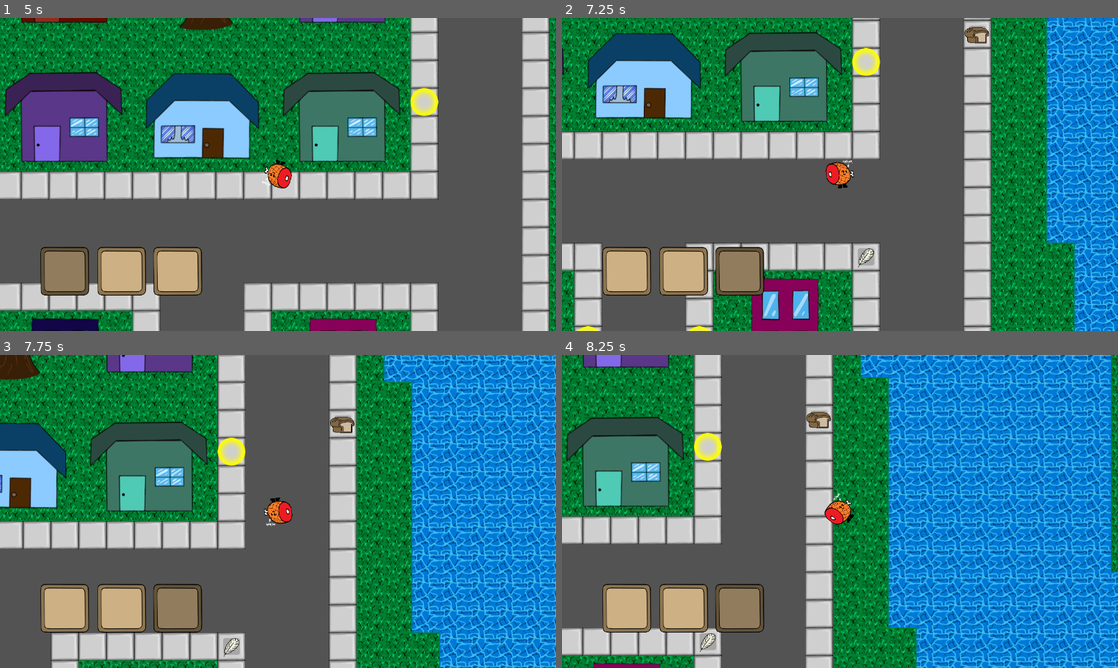
Above: before the commit, frames 1-4 (two rows, left to right).
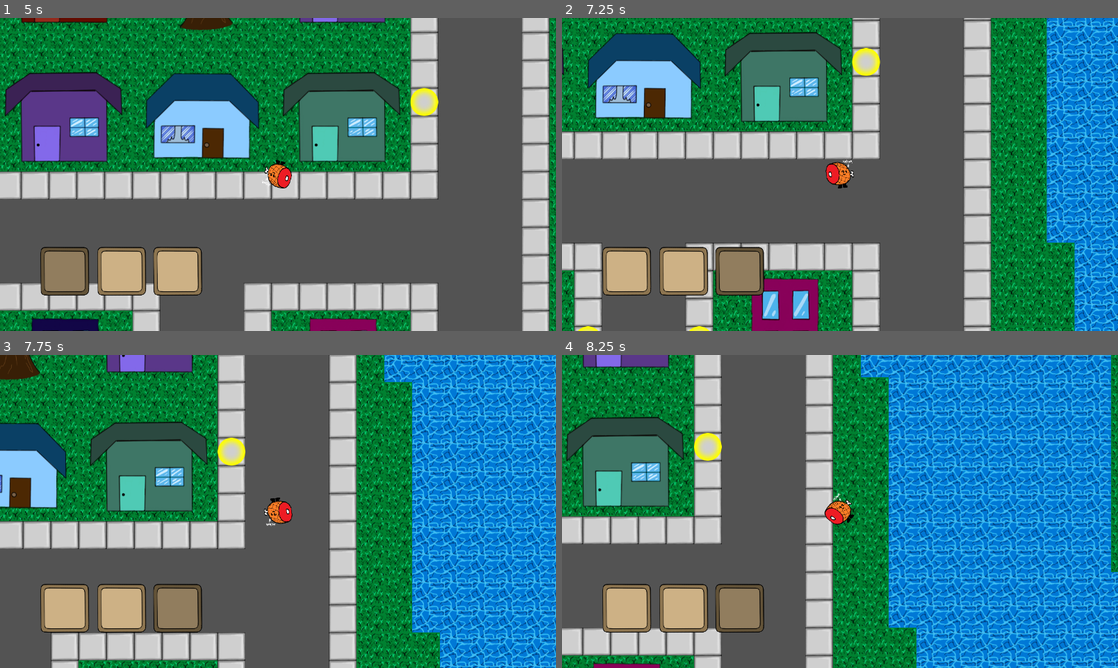
Above: after the commit, the same moments.

Repository: watet3953/pizza-tower
Game: Godot game, scene res://TownLevel.tscn
The game is run twice, just before and just after one commit, with the same random seed, the same clock (stepped at 60 frames per second) and the same inputs. This scene is started directly instead of the project's main scene. The engine's default icon, where the game draws it, is replaced by a stand-in: a white triangle on a blue panel in a dark square.
Inputs (mouse positions are in pixels of both pictures, inside the frame that each line leads up to):
- Up to frame 1 (5 s): tap Enter at 0.5 s; move the mouse to (400, 158) at 0.52 s; hold D (move_right) 0.53-1.28 s; right-click (400, 158) at 0.6 s; move the mouse to (166, 190) at 1.27 s; hold S (move_down) 1.28-2.03 s; click (166, 190) at 1.35 s; move the mouse to (333, 105) at 2.02 s; hold D (move_right) 2.03-2.78 s; hold T 2.03-2.78 s; move the mouse to (250, 237) at 2.77 s; hold W (move_up) 2.78-3.53 s; tap U at 2.85 s; move the mouse to (444, 221) at 3.52 s; hold R 3.53-4.28 s; hold Left (move_left) from 3.53 s (still down); move the mouse to (111, 127) at 4.27 s; tap 1 at 4.35 s
- Up to frame 2 (7.25 s): move the mouse to (867, 174) at 5.02 s; release Left (move_left) at 5.03 s; hold S (move_down) 5.03-5.78 s; hold 2 5.03-5.78 s; move the mouse to (756, 96) at 5.77 s; hold D (move_right) 5.78-6.53 s; tap 3 at 5.85 s; move the mouse to (962, 158) at 6.52 s; hold W (move_up) from 6.53 s (still down); right-click (962, 158) at 6.6 s
- Up to frame 3 (7.75 s): move the mouse to (166, 527) at 7.27 s; release W (move_up) at 7.28 s; hold D (move_right) from 7.28 s (still down); click (166, 527) at 7.35 s
- Up to frame 4 (8.25 s): move the mouse to (895, 442) at 8.02 s; release D (move_right) at 8.03 s; hold S (move_down) from 8.03 s (still down); hold T from 8.03 s (still down)

Frame 1 is identical in both runs. In frame 2, 0.4% of the frame differs, in the area x 53-77%, y 2-80%; in frame 3, 0.4%; in frame 4, 0.4%, in the area x 24-49%, y 17-95%.
Error after the commit: Parse Error: Could not preload resource file "res://classes/FoodItem.tscn". (res://classes/ItemSpawner.gd:8)

Commit message:
added shadow stuff

Diff:
--- a/classes/FoodItem.gd
+++ b/classes/FoodItem.gd
@@ -28,95 +28,125 @@
 	if foodArr == [0,0,0,0,0,0,0,0]:
 		foodName = "Nullburger"
 		sprite.texture = load("res://assets/FoodItemSprites/nullburger.png")
+		shadow.texture = load("res://assets/FoodItemSprites/nullburger.png")
 
 	elif foodArr == [1,0,0,0,0,0,0,0]:
 		foodName = "Bread"
 		sprite.texture = load("res://assets/FoodItemSprites/bread.png")
+		shadow.texture = load("res://assets/FoodItemSprites/bread.png")
 	elif foodArr == [0,1,0,0,0,0,0,0]:
 		foodName = "Meat"
 		sprite.texture = load("res://assets/FoodItemSprites/meat.png")
+		shadow.texture = load("res://assets/FoodItemSprites/meat.png")
 	elif foodArr == [0,0,1,0,0,0,0,0]:
 		foodName = "Lettuce"
 		sprite.texture = load("res://assets/FoodItemSprites/lettuce.png")
+		shadow.texture = load("res://assets/FoodItemSprites/lettuce.png")
 	elif foodArr == [0,0,0,1,0,0,0,0]:
 		foodName = "Tomato"
 		sprite.texture = load("res://assets/FoodItemSprites/tomato.png")
+		shadow.texture = load("res://assets/FoodItemSprites/tomato.png")
 	elif foodArr == [0,0,0,0,1,0,0,0]:
 		foodName = "Cheese"
 		sprite.texture = load("res://assets/FoodItemSprites/cheese.png")
+		shadow.texture = load("res://assets/FoodItemSprites/cheese.png")
 	elif foodArr == [0,0,0,0,0,1,0,0]:
 		foodName = "Noodle"
 		sprite.texture = load("res://assets/FoodItemSprites/noodle.png")
+		shadow.texture = load("res://assets/FoodItemSprites/noodle.png")
 	elif foodArr == [0,0,0,0,0,0,1,0]:
 		foodName = "Potato"
 		sprite.texture = load("res://assets/FoodItemSprites/potato.png")
+		shadow.texture = load("res://assets/FoodItemSprites/potato.png")
 	elif foodArr == [0,0,0,0,0,0,0,1]:
 		foodName = "Banana"
 		sprite.texture = load("res://assets/FoodItemSprites/banana.png")
+		shadow.texture = load("res://assets/FoodItemSprites/banana.png")
 
 	elif foodArr == [1,1,1,1,0,0,0,0]:
 		foodName = "Deluxeburger"
 		sprite.texture = load("res://assets/FoodItemSprites/deluxeburger.png")
+		shadow.texture = load("res://assets/FoodItemSprites/deluxeburger.png")
 	elif foodArr == [1,1,1,1,1,0,0,0]:
 		foodName = "Cheluxeburger"
 		sprite.texture = load("res://assets/FoodItemSprites/cheluxeburger.png")
+		shadow.texture = load("res://assets/FoodItemSprites/cheluxeburger.png")
 	elif foodArr == [1,1,0,0,0,0,0,0]:
 		foodName = "Hamburger"
 		sprite.texture = load("res://assets/FoodItemSprites/hamburger.png")
+		shadow.texture = load("res://assets/FoodItemSprites/hamburger.png")
 	elif foodArr == [1,1,0,0,1,0,0,0]:
 		foodName = "Cheeseburger"
 		sprite.texture = load("res://assets/FoodItemSprites/cheeseburger.png")
+		shadow.texture = load("res://assets/FoodItemSprites/cheeseburger.png")
 	elif foodArr == [0,0,1,1,0,0,0,0]:
 		foodName = "Salad"
 		sprite.texture = load("res://assets/FoodItemSprites/salad.png")
+		shadow.texture = load("res://assets/FoodItemSprites/salad.png")
 	elif foodArr == [1,0,1,1,0,0,0,0]:
 		foodName = "Veganburger"
 		sprite.texture = load("res://assets/FoodItemSprites/veganburger.png")
+		shadow.texture = load("res://assets/FoodItemSprites/veganburger.png")
 	elif foodArr == [1,0,1,1,1,0,0,0]:
 		foodName = "Veggieburger"
 		sprite.texture = load("res://assets/FoodItemSprites/veggieburger.png")
+		shadow.texture = load("res://assets/FoodItemSprites/veggieburger.png")
 	elif foodArr == [1,0,0,1,1,0,0,0]:
 		foodName = "Cheese Pizza"
 		sprite.texture = load("res://assets/FoodItemSprites/cheesepizza.png")
+		shadow.texture = load("res://assets/FoodItemSprites/cheesepizza.png")
 	elif foodArr == [1,1,0,1,1,0,0,0]:
 		foodName = "Pepperoni Pizza"
 		sprite.texture = load("res://assets/FoodItemSprites/pepperonipizza.png")
+		shadow.texture = load("res://assets/FoodItemSprites/pepperonipizza.png")
 	elif foodArr == [0,1,1,1,0,0,0,0]:
 		foodName = "Plantburger"
 		sprite.texture = load("res://assets/FoodItemSprites/plantburger.png")
+		shadow.texture = load("res://assets/FoodItemSprites/plantburger.png")
 	elif foodArr == [1,0,0,0,1,0,0,0]:
 		foodName = "Grilled Cheese"
 		sprite.texture = load("res://assets/FoodItemSprites/grilledcheese.png")
+		shadow.texture = load("res://assets/FoodItemSprites/grilledcheese.png")
 	elif foodArr == [1,0,0,0,0,0,0,1]:
 		foodName = "Banana Bread"
 		sprite.texture = load("res://assets/FoodItemSprites/bananabread.png")
+		shadow.texture = load("res://assets/FoodItemSprites/bananabread.png")
 	elif foodArr == [0,1,0,1,0,0,0,0]:
 		foodName = "Chili"
 		sprite.texture = load("res://assets/FoodItemSprites/chili.png")
+		shadow.texture = load("res://assets/FoodItemSprites/chili.png")
 	elif foodArr == [0,0,0,0,1,1,0,0]:
 		foodName = "Mac N Cheese"
 		sprite.texture = load("res://assets/FoodItemSprites/macncheese.png")
+		shadow.texture = load("res://assets/FoodItemSprites/macncheese.png")
 	elif foodArr == [0,1,0,0,0,1,0,0]:
 		foodName = "Chicken Noodle"
 		sprite.texture = load("res://assets/FoodItemSprites/chickennoodle.png")
+		shadow.texture = load("res://assets/FoodItemSprites/chickennoodle.png")
 	elif foodArr == [0,0,0,1,0,1,0,0]:
 		foodName = "Pasta"
 		sprite.texture = load("res://assets/FoodItemSprites/pasta.png")
+		shadow.texture = load("res://assets/FoodItemSprites/pasta.png")
 	elif foodArr == [0,1,0,1,0,1,0,0]:
 		foodName = "Spaghetti"
 		sprite.texture = load("res://assets/FoodItemSprites/spaghetti.png")
+		shadow.texture = load("res://assets/FoodItemSprites/spaghetti.png")
 	elif foodArr == [0,0,0,1,1,1,0,0]:
 		foodName = "Lasagna"
 		sprite.texture = load("res://assets/FoodItemSprites/lasagna.png")
+		shadow.texture = load("res://assets/FoodItemSprites/lasagna.png")
 	elif foodArr == [0,1,0,0,1,0,1,0]:
 		foodName = "Poutine"
 		sprite.texture = load("res://assets/FoodItemSprites/poutine.png")
+		shadow.texture = load("res://assets/FoodItemSprites/poutine.png")
 	elif foodArr == [0,0,0,0,1,0,1,0]:
 		foodName = "Baked Potato"
 		sprite.texture = load("res://assets/FoodItemSprites/bakedpotato.png")
+		shadow.texture = load("res://assets/FoodItemSprites/bakedpotato.png")
 	elif foodArr == [1,1,1,1,1,1,1,1]:
 		foodName = "Everythingburger"
 		sprite.texture = load("res://assets/FoodItemSprites/everythingburger.png")
+		shadow.texture = load("res://assets/FoodItemSprites/everythingburger.png")
 
 	else:
 		id = 7
--- a/classes/FoodItem.tscn
+++ b/classes/FoodItem.tscn
@@ -1,37 +1,5 @@
-[gd_scene load_steps=5 format=3 uid="uid://vyaedpam36og"]
+[gd_scene load_steps=2 format=3 uid="uid://vyaedpam36og"]
 
-[ext_resource type="Script" path="res://classes/FoodItem.gd" id="1_lcqtg"]
-[ext_resource type="Texture2D" uid="uid://bnmqgacwxtjji" path="res://icon.svg" id="2_ybvfn"]
+[ext_resource type="PackedScene" uid="uid://vyaedpam36og" path="res://classes/FoodItem.tscn" id="1_5gn04"]
 
-[sub_resource type="CircleShape2D" id="CircleShape2D_yfvdm"]
-radius = 25.0
-
-[sub_resource type="CircleShape2D" id="CircleShape2D_ddkkx"]
-radius = 26.0
-
-[node name="FoodItem" type="RigidBody2D"]
-collision_layer = 3
-collision_mask = 3
-freeze_mode = 1
-linear_damp = 5.0
-script = ExtResource("1_lcqtg")
-
-[node name="Collider" type="CollisionShape2D" parent="."]
-shape = SubResource("CircleShape2D_yfvdm")
-
-[node name="Shadow" type="Sprite2D" parent="."]
-modulate = Color(0, 0, 0, 0.196078)
-z_index = -1
-scale = Vector2(0.3, 0.3)
-texture = ExtResource("2_ybvfn")
-
-[node name="Sprite" type="Sprite2D" parent="."]
-z_index = -1
-texture = ExtResource("2_ybvfn")
-
-[node name="Interactor" type="Area2D" parent="."]
-
-[node name="Collider" type="CollisionShape2D" parent="Interactor"]
-shape = SubResource("CircleShape2D_ddkkx")
-
-[connection signal="body_entered" from="." to="." method="_on_body_entered"]
+[node name="FoodItem" instance=ExtResource("1_5gn04")]
--- a/classes/Item.gd
+++ b/classes/Item.gd
@@ -54,6 +54,7 @@
 			itemName = "Slippery " + itemName
 		else:
 			sprite.texture = load("res://assets/ItemSprites/bananapeel.png")
+			shadow.texture = load("res://assets/ItemSprites/bananapeel.png")
 			itemName = "Banana Peel"
 		canTrip = true
 		solid = false
@@ -63,6 +64,7 @@
 			itemName = "Sharp " + itemName
 		else:
 			sprite.texture = load("res://assets/ItemSprites/glass.png")
+			shadow.texture = load("res://assets/ItemSprites/glass.png")
 			itemName = "Glass"
 		canStun = true
 		fragile = true
@@ -72,6 +74,7 @@
 			itemName = "Stinky " + itemName
 		else:
 			sprite.texture = load("res://assets/ItemSprites/trash.png")
+			shadow.texture = load("res://assets/ItemSprites/trash.png")
 			itemName = "Trash"
 		canStun = true
 	if id == 4:
@@ -80,6 +83,7 @@
 			itemName = "Light " + itemName
 		else:
 			sprite.texture = load("res://assets/ItemSprites/feather.png")
+			shadow.texture = load("res://assets/ItemSprites/feather.png")
 			itemName = "Feather"
 		weight = 0.5
 	if id == 5:
@@ -88,6 +92,7 @@
 			itemName = "Heavy " + itemName
 		else:
 			sprite.texture = load("res://assets/ItemSprites/metal.png")
+			shadow.texture = load("res://assets/ItemSprites/metal.png")
 			itemName = "Metal"
 		weight = 2.0
 	if id == 6:
@@ -96,11 +101,13 @@
 			itemName = "Sturdy " + itemName
 		else:
 			sprite.texture = load("res://assets/ItemSprites/stone.png")
+			shadow.texture = load("res://assets/ItemSprites/stone.png")
 			itemName = "Stone"
 		solid = true
 	if id >= 7:
 		modulate = Color8(255, 255, 255, 255)
 		sprite.texture = load("res://assets/ItemSprites/notbob.png")
+		shadow.texture = load("res://assets/ItemSprites/notbob.png")
 		itemName = "???"
 
 func _set_collision(toggle : bool):
--- a/classes/Item.tscn
+++ b/classes/Item.tscn
@@ -22,7 +22,6 @@
 [node name="Shadow" type="Sprite2D" parent="."]
 modulate = Color(0, 0, 0, 0.196078)
 z_index = -1
-scale = Vector2(0.3, 0.3)
 texture = ExtResource("2_ov32q")
 
 [node name="Sprite" type="Sprite2D" parent="."]
